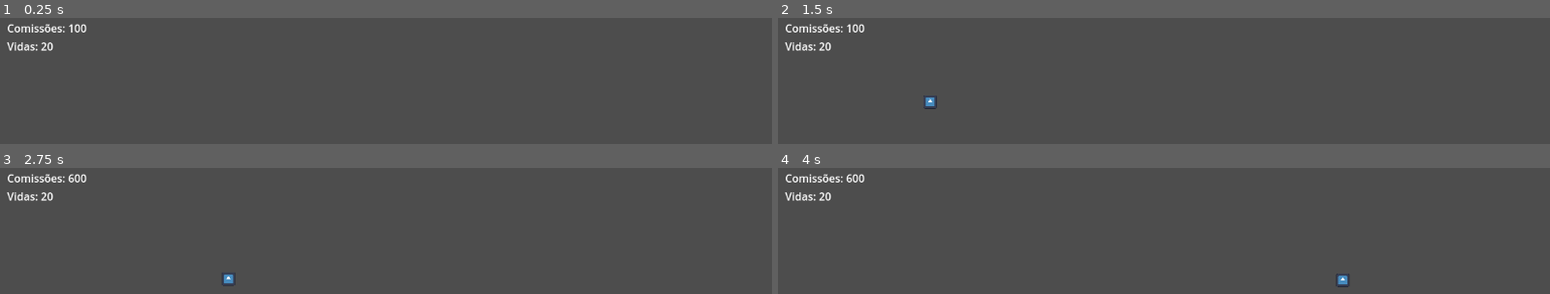
Above: before the commit, frames 1-4 (two rows, left to right).
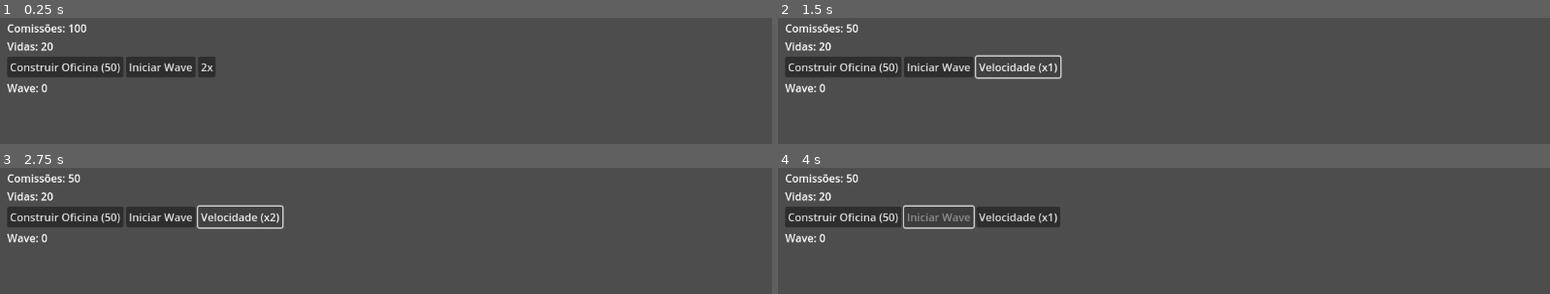
Above: after the commit, the same moments.

Repository: KaueKKL/Dealers-TD
Game: Godot game, scene res://scenes/levels/Level01.tscn
The game is run twice, just before and just after one commit, with the same random seed, the same clock (stepped at 60 frames per second) and the same inputs. The project has no main scene, so this scene is started directly. The engine's default icon, where the game draws it, is replaced by a stand-in: a white triangle on a blue panel in a dark square.
Inputs (mouse positions are in pixels of both pictures, inside the frame that each line leads up to):
- Up to frame 1 (0.25 s): no input
- Up to frame 2 (1.5 s): click (839, 67) at 0.5 s, where only the run after the commit has a clickable "Construir Oficina (50)"; click (986, 67) at 1.25 s, where only the run after the commit has a clickable "2x"
- Up to frame 3 (2.75 s): click (239, 217) at 2 s, where only the run after the commit has a clickable "Velocidade (x1)"
- Up to frame 4 (4 s): click (1017, 217) at 2.75 s, where only the run after the commit has a clickable "Velocidade (x2)"; click (940, 217) at 3.5 s, where only the run after the commit has a clickable "Iniciar Wave"

The runs differ from the first frame. In frame 1, 4.0% of the frame differs, in the area x 0-28%, y 30-60%; in frame 2, 4.6%; in frame 3, 4.6%; in frame 4, 4.7%, in the area x 0-74%, y 4-95%.

Commit message:
Atualização
Adiciona sistema de waves, posicionamento de torres e controle de velocidade.

Diff:
--- a/project.godot
+++ b/project.godot
@@ -19,11 +19,14 @@
 PlayerState="*res://scripts/autoload/PlayerState.gd"
 SignalBus="*res://scripts/autoload/SignalBus.gd"
 WaveManager="*res://scripts/autoload/WaveManager.gd"
+TowerManager="*res://scripts/autoload/TowerManager.gd"
+GameState="*res://scripts/autoload/GameState.gd"
 
 [layer_names]
 
 2d_physics/layer_1="towers"
 2d_physics/layer_2="enemies"
+2d_physics/layer_3="NoBuildArea"
 
 [rendering]
 
--- a/resources/towers/oficina.tres
+++ b/resources/towers/oficina.tres
@@ -9,6 +9,6 @@
 mecanica = "Dano físico + lentidão"
 dano = 5.0
 alcance = 100.0
-tempo_ataque = 0.1
-custo_construcao = 120
+tempo_ataque = 0.5
+custo_construcao = 50
 metadata/_custom_type_script = "uid://dv8u4mpthseie"
--- /dev/null
+++ b/resources/waves/Wave_01.tres
@@ -0,0 +1,12 @@
+[gd_resource type="Resource" script_class="WaveResource" load_steps=4 format=3 uid="uid://btp35i0ekvmpu"]
+
+[ext_resource type="Script" uid="uid://cf06nql61bndj" path="res://scripts/core/EnemyResource.gd" id="1_6hcvt"]
+[ext_resource type="Resource" uid="uid://cdieyfhgifah5" path="res://resources/enemies/cliente_impaciente.tres" id="2_01h02"]
+[ext_resource type="Script" uid="uid://cap8usfffrolu" path="res://scripts/core/WaveResource.gd" id="2_urn48"]
+
+[resource]
+script = ExtResource("2_urn48")
+wave_number = 1
+enemies_to_spawn = Array[ExtResource("1_6hcvt")]([ExtResource("2_01h02"), ExtResource("2_01h02"), ExtResource("2_01h02")])
+spawn_interval = 1.0
+metadata/_custom_type_script = "uid://cap8usfffrolu"
--- a/scenes/gameplay/TowerSlot.tscn
+++ b/scenes/gameplay/TowerSlot.tscn
@@ -1,8 +1,11 @@
-[gd_scene load_steps=2 format=3 uid="uid://dwbjr7jee2p31"]
+[gd_scene load_steps=3 format=3 uid="uid://dwbjr7jee2p31"]
+
+[ext_resource type="Script" uid="uid://cv4tyfoqx0qft" path="res://scripts/gameplay/TowerSlot.gd" id="1_fgwun"]
 
 [sub_resource type="RectangleShape2D" id="RectangleShape2D_wlspy"]
 
 [node name="TowerSlot" type="Area2D"]
+script = ExtResource("1_fgwun")
 
 [node name="CollisionShape2D" type="CollisionShape2D" parent="."]
 shape = SubResource("RectangleShape2D_wlspy")
--- a/scenes/levels/Level01.tscn
+++ b/scenes/levels/Level01.tscn
@@ -1,29 +1,42 @@
 [gd_scene load_steps=6 format=3 uid="uid://das065afgpotu"]
 
 [ext_resource type="Script" uid="uid://dovq1cr3dbrip" path="res://scripts/gameplay/Level.gd" id="1_i2pqh"]
-[ext_resource type="PackedScene" uid="uid://qsaqcp2ja7qw" path="res://scenes/towers/Tower.tscn" id="2_qtqmo"]
-[ext_resource type="Resource" uid="uid://cs6ju6065k2xf" path="res://resources/towers/oficina.tres" id="3_rd8yo"]
 [ext_resource type="PackedScene" uid="uid://cipvoac63mly" path="res://scenes/ui/HUD.tscn" id="4_rd8yo"]
 
 [sub_resource type="Curve2D" id="Curve2D_a01y6"]
 _data = {
-"points": PackedVector2Array(0, 0, 0, 0, 64, 128, 0, 0, 0, 0, 256, 128, 0, 0, 0, 0, 288, 128, 0, 0, 0, 0, 273.244, 157.693, 0, 0, 0, 0, 304, 176, 0, 0, 0, 0, 256, 192, 0, 0, 0, 0, 320, 192)
+"points": PackedVector2Array(0, 0, 0, 0, 64, 192, 0, 0, 0, 0, 192, 192, 0, 0, 0, 0, 256, 192, 0, 0, 0, 0, 384, 192, 0, 0, 0, 0, 448, 192, 0, 0, 0, 0, 648, 192)
 }
-point_count = 7
+point_count = 6
+
+[sub_resource type="RectangleShape2D" id="RectangleShape2D_gsbbr"]
+size = Vector2(584, 56)
+
+[sub_resource type="SegmentShape2D" id="SegmentShape2D_gsbbr"]
+b = Vector2(584, 0)
 
 [node name="Level01" type="Node2D"]
 script = ExtResource("1_i2pqh")
 
 [node name="EnemyPath" type="Path2D" parent="."]
+position = Vector2(0, 32)
 curve = SubResource("Curve2D_a01y6")
 
 [node name="SpawnPoint" type="Marker2D" parent="EnemyPath"]
 position = Vector2(64, 128)
 
-[node name="Tower" parent="." instance=ExtResource("2_qtqmo")]
-position = Vector2(224, 176)
-data = ExtResource("3_rd8yo")
+[node name="NoBuildArea" type="Area2D" parent="EnemyPath"]
+position = Vector2(64, 192)
+collision_layer = 4
+collision_mask = 0
+
+[node name="CollisionShape2D" type="CollisionShape2D" parent="EnemyPath/NoBuildArea"]
+position = Vector2(292, 0)
+shape = SubResource("RectangleShape2D_gsbbr")
+
+[node name="CollisionShape2D2" type="CollisionShape2D" parent="EnemyPath/NoBuildArea"]
+shape = SubResource("SegmentShape2D_gsbbr")
+
+[node name="TowersContainer" type="Node2D" parent="."]
 
 [node name="Hud" parent="." instance=ExtResource("4_rd8yo")]
-
-[node name="TowerSlots" type="Node2D" parent="."]
--- a/scenes/towers/Tower.tscn
+++ b/scenes/towers/Tower.tscn
@@ -1,8 +1,11 @@
-[gd_scene load_steps=3 format=3 uid="uid://qsaqcp2ja7qw"]
+[gd_scene load_steps=4 format=3 uid="uid://qsaqcp2ja7qw"]
 
 [ext_resource type="Script" uid="uid://didiesfapf1kl" path="res://scripts/gameplay/Tower.gd" id="1_cqx8d"]
 
 [sub_resource type="CircleShape2D" id="CircleShape2D_dw85p"]
+
+[sub_resource type="RectangleShape2D" id="RectangleShape2D_cqx8d"]
+size = Vector2(16, 16)
 
 [node name="Tower" type="Node2D"]
 script = ExtResource("1_cqx8d")
@@ -18,5 +21,11 @@
 
 [node name="AttackTimer" type="Timer" parent="."]
 
+[node name="PlacementBlocker" type="Area2D" parent="."]
+collision_mask = 0
+
+[node name="CollisionShape2D" type="CollisionShape2D" parent="PlacementBlocker"]
+shape = SubResource("RectangleShape2D_cqx8d")
+
 [connection signal="body_entered" from="RangeArea" to="." method="_on_range_area_body_entered"]
 [connection signal="body_exited" from="RangeArea" to="." method="_on_range_area_body_exited"]
--- /dev/null
+++ b/scenes/towers/TowerGhost.tscn
@@ -0,0 +1,16 @@
+[gd_scene load_steps=2 format=3 uid="uid://cflqj2jr0cdi0"]
+
+[sub_resource type="RectangleShape2D" id="RectangleShape2D_05snc"]
+size = Vector2(16, 16)
+
+[node name="TowerGhost" type="Node2D"]
+
+[node name="Sprite2D" type="Sprite2D" parent="."]
+modulate = Color(1, 1, 1, 0.588235)
+
+[node name="ValidationArea" type="Area2D" parent="."]
+collision_layer = 0
+collision_mask = 5
+
+[node name="CollisionShape2D" type="CollisionShape2D" parent="ValidationArea"]
+shape = SubResource("RectangleShape2D_05snc")
--- a/scenes/ui/HUD.tscn
+++ b/scenes/ui/HUD.tscn
@@ -26,3 +26,22 @@
 [node name="VidasLabel" type="Label" parent="MarginContainer/VBoxContainer"]
 layout_mode = 2
 text = "Vidas: 20"
+
+[node name="HBoxContainer" type="HBoxContainer" parent="MarginContainer/VBoxContainer"]
+layout_mode = 2
+
+[node name="BotaoConstruirOficina" type="Button" parent="MarginContainer/VBoxContainer/HBoxContainer"]
+layout_mode = 2
+text = "Construir Oficina (50)"
+
+[node name="BotaoIniciarWave" type="Button" parent="MarginContainer/VBoxContainer/HBoxContainer"]
+layout_mode = 2
+text = "Iniciar Wave"
+
+[node name="BotaoVelocidade" type="Button" parent="MarginContainer/VBoxContainer/HBoxContainer"]
+layout_mode = 2
+text = "2x"
+
+[node name="LabelWave" type="Label" parent="MarginContainer/VBoxContainer"]
+layout_mode = 2
+text = "Wave 01"
--- /dev/null
+++ b/scripts/autoload/GameState.gd
@@ -0,0 +1,14 @@
+extends Node
+
+var current_time_scale: float = 1.0:
+	set(value):
+		current_time_scale = value
+		Engine.time_scale = current_time_scale
+		print("Velocidade do jogo alterada para:", value)
+func toggle_game_speed() -> float:
+	if current_time_scale == 1.0:
+		self.current_time_scale = 2.0
+	else:
+		self.current_time_scale = 1.0
+
+	return current_time_scale
--- a/scripts/autoload/SignalBus.gd
+++ b/scripts/autoload/SignalBus.gd
@@ -4,7 +4,9 @@
 signal comissao_alterada(novo_valor: int)
 signal vidas_alteradas(novo_valor: int)
 
+
 # Wave
+signal iniciar_wave_solicitado
 signal wave_iniciada(numero_wave: int)
 signal wave_concluida(numero_wave: int)
 signal inimigo_derrotado(inimigo_resource: EnemyResource)
--- a/scripts/autoload/TowerManager.gd
+++ b/scripts/autoload/TowerManager.gd
@@ -1,33 +1,107 @@
+# scripts/autoload/TowerManager.gd
 extends Node
 
+# --- Cenas e Recursos ---
 var cena_torre = preload("res://scenes/towers/Tower.tscn")
+var cena_fantasma = preload("res://scenes/towers/TowerGhost.tscn")
 var torre_selecionada_para_construir: TowerResource = null
 
-func selecionar_torre_para_construir(data: TowerResource):
-	torre_selecionada_para_construir = data
-	print("Torre selecionada para construção: ", data.nome)
+# --- Variáveis de Estado ---
+var em_modo_de_posicionamento: bool = false
+var fantasma_atual: Node2D = null
+var pode_construir: bool = false
 
-func construir_torre_no_slot(slot: TowerSlot):
-	if not torre_selecionada_para_construir:
-		print("Nenhuma torre selecionada para construir.")
+# --- Referência do Nível ---
+var tower_container: Node2D = null
+
+# Função para o nível se "registrar" com este manager
+func set_tower_container(container: Node2D):
+	tower_container = container
+
+func _process(_delta):
+	if em_modo_de_posicionamento and fantasma_atual:
+		# Fantasma segue o mouse (com a correção de viewport)
+		fantasma_atual.global_position = get_viewport().get_mouse_position()
+
+		# Verifica a validade do local
+		verificar_validade_posicionamento()
+
+func _input(event: InputEvent):
+	if not em_modo_de_posicionamento:
 		return
 
-	if slot.ocupado:
-		print("Este slot já está ocupado.")
-		return
+	# Lidar com cliques do mouse
+	if event is InputEventMouseButton:
+		if event.button_index == MOUSE_BUTTON_LEFT and event.is_pressed():
+			if pode_construir:
+				construir_torre(fantasma_atual.global_position)
+			else:
+				print("Local inválido para construir!")
 
+		# Cancelar com o botão direito
+		elif event.button_index == MOUSE_BUTTON_RIGHT and event.is_pressed():
+			cancelar_posicionamento()
+
+# Esta é a função que o HUD chamará
+func selecionar_torre_para_construir(data: TowerResource):
+	if em_modo_de_posicionamento:
+		cancelar_posicionamento() # Cancela o anterior se um novo for selecionado
+
+	torre_selecionada_para_construir = data
+	iniciar_modo_posicionamento()
+	print("Modo de construção ativado para:", data.nome)
+
+func iniciar_modo_posicionamento():
+	if not torre_selecionada_para_construir: return
+
+	em_modo_de_posicionamento = true
+	fantasma_atual = cena_fantasma.instantiate()
+	get_tree().current_scene.add_child(fantasma_atual) # Adiciona o fantasma à cena
+
+func cancelar_posicionamento():
+	if fantasma_atual:
+		fantasma_atual.queue_free()
+		fantasma_atual = null
+
+	em_modo_de_posicionamento = false
+	torre_selecionada_para_construir = null
+	print("Modo de construção cancelado.")
+
+func verificar_validade_posicionamento():
+	if not fantasma_atual: return
+
+	var validation_area: Area2D = fantasma_atual.get_node("ValidationArea")
+	var sprite: Sprite2D = fantasma_atual.get_node("Sprite2D")
+
+	# 1. Verifica se está colidindo com algo (áreas no-build ou outras torres)
+	var esta_obstruido = validation_area.get_overlapping_areas().size() > 0
+
+	# 2. Verifica se tem dinheiro
+	var tem_comissao = PlayerState.comissoes >= torre_selecionada_para_construir.custo_construcao
+
+	if not esta_obstruido and tem_comissao:
+		pode_construir = true
+		sprite.modulate = Color(0, 1, 0, 0.6) # Verde
+	else:
+		pode_construir = false
+		sprite.modulate = Color(1, 0, 0, 0.6) # Vermelho
+
+func construir_torre(posicao: Vector2):
 	var custo = torre_selecionada_para_construir.custo_construcao
-	if PlayerState.comissoes >= custo:
-		# Tem dinheiro, vamos construir!
-		PlayerState.comissoes -= custo
+	PlayerState.comissoes -= custo
 
-		var nova_torre = cena_torre.instantiate()
-		nova_torre.data = torre_selecionada_para_construir
-		nova_torre.global_position = slot.global_position
+	var nova_torre = cena_torre.instantiate()
+	nova_torre.data = torre_selecionada_para_construir
+	nova_torre.global_position = posicao
+
+	# Adiciona a torre ao contêiner organizado, se ele existir
+	if tower_container:
+		tower_container.add_child(nova_torre)
+	else:
+		# Fallback caso o contêiner não tenha sido configurado
 		get_tree().current_scene.add_child(nova_torre)
 
-		slot.ocupado = true
-		torre_selecionada_para_construir = null
-		print("Torre construída com sucesso!")
-	else:
-		print("Comissões insuficientes! Precisa de", custo)
+	print("Torre construída com sucesso!")
+
+	# Opcional: descomente a linha abaixo para sair do modo de construção após cada torre.
+	cancelar_posicionamento()
--- a/scripts/autoload/WaveManager.gd
+++ b/scripts/autoload/WaveManager.gd
@@ -1,39 +1,94 @@
 # scripts/autoload/WaveManager.gd
 extends Node
 
-# Vamos pré-carregar os dados dos inimigos para fácil acesso
-var cliente_impaciente_data = preload("res://resources/enemies/cliente_impaciente.tres")
-
-# Referência à cena do inimigo que vamos instanciar
+# --- Referências de Cenas e Nível ---
 var cena_inimigo = preload("res://scenes/enemies/Enemy.tscn")
-
-# O WaveManager precisa saber onde instanciar os inimigos.
-# A cena do nível irá fornecer essas referências quando carregar.
 var enemy_path: Path2D
 var spawn_point: Marker2D
 
-# Função para o nível se "registrar" com o manager
+# --- Dados das Ondas ---
+# Arraste seus arquivos wave_01.tres e wave_02.tres aqui pelo Inspetor
+@export var predefined_waves: Array[WaveResource]
+
+var current_wave_index: int = -1
+var enemies_to_spawn_queue: Array[EnemyResource] = []
+var enemies_alive: int = 0
+var spawn_timer: Timer
+
+func _ready():
+	# Conecta aos sinais globais
+	SignalBus.connect("iniciar_wave_solicitado", _on_iniciar_wave_solicitado)
+	SignalBus.connect("inimigo_derrotado", _on_enemy_removed_from_game)
+	SignalBus.connect("inimigo_escapou", _on_enemy_removed_from_game)
+
+	# Cria o timer de spawn
+	spawn_timer = Timer.new()
+	spawn_timer.timeout.connect(_on_spawn_timer_timeout)
+	add_child(spawn_timer)
+
+# Função para o nível se "registrar"
 func set_current_level_path(path: Path2D, spawn: Marker2D):
 	enemy_path = path
 	spawn_point = spawn
-	print("WaveManager: Caminho do nível configurado!")
 
-# Vamos modificar esta função para spawnar um inimigo de verdade
-func iniciar_proxima_wave():
-	if not enemy_path or not spawn_point:
-		push_error("WaveManager não sabe onde spawnar inimigos! O nível esqueceu de chamar set_current_level_path().")
+# --- Lógica de Controle da Onda ---
+
+func _on_iniciar_wave_solicitado():
+	current_wave_index += 1
+	if current_wave_index >= predefined_waves.size():
+		print("Todas as waves predefinidas foram concluídas!")
+		# TODO: Implementar lógica de vitória
 		return
 
-	print("WaveManager: Iniciando wave e spawnando um Cliente Impaciente...")
+	var wave_data: WaveResource = predefined_waves[current_wave_index]
 
-	# 1. Cria uma nova instância da cena do inimigo
+	# Prepara a fila de spawn
+	enemies_to_spawn_queue = wave_data.enemies_to_spawn.duplicate() # Cria uma cópia
+	spawn_timer.wait_time = wave_data.spawn_interval
+
+	print("Iniciando Wave:", wave_data.wave_number)
+	SignalBus.emit_signal("wave_iniciada", wave_data.wave_number)
+
+	# Inicia o processo de spawn
+	spawn_timer.start()
+
+# Chamado a cada X segundos pelo spawn_timer
+func _on_spawn_timer_timeout():
+	if enemies_to_spawn_queue.is_empty():
+		spawn_timer.stop()
+		return # Todos os inimigos desta onda foram spawnados
+
+	# Pega o próximo inimigo da fila e o spawna
+	var enemy_data: EnemyResource = enemies_to_spawn_queue.pop_front()
+	spawn_enemy(enemy_data)
+
+	# Reinicia o timer para o próximo inimigo (se ainda houver)
+	if not enemies_to_spawn_queue.is_empty():
+		spawn_timer.start()
+
+# Lógica de spawn (baseada no seu GDD, EnemyManager)
+func spawn_enemy(data: EnemyResource):
+	if not enemy_path or not spawn_point:
+		push_error("WaveManager não sabe onde spawnar inimigos!")
+		return
+
 	var novo_inimigo = cena_inimigo.instantiate()
+	novo_inimigo.data = data
+	novo_inimigo.global_position = spawn_point.global_position
+	enemy_path.add_child(novo_inimigo)
 
-	# 2. Conecta os dados do "Cliente Impaciente" à instância
-	novo_inimigo.data = cliente_impaciente_data
+	enemies_alive += 1 # Rastreia o inimigo vivo
 
-	# 3. Define a posição inicial do inimigo
-	novo_inimigo.global_position = spawn_point.global_position
+# --- Lógica de Conclusão da Onda ---
 
-	# 4. Adiciona o inimigo como filho do caminho para que ele possa segui-lo
-	enemy_path.add_child(novo_inimigo)
+# Chamado por "inimigo_derrotado" ou "inimigo_escapou"
+func _on_enemy_removed_from_game(_data_or_damage):
+	enemies_alive -= 1
+	check_wave_cleared()
+
+# Verifica se a onda terminou
+func check_wave_cleared():
+	# A onda só termina se a fila de spawn estiver vazia E não houver mais inimigos vivos
+	if enemies_to_spawn_queue.is_empty() and enemies_alive == 0:
+		print("Wave", current_wave_index + 1, "concluída!")
+		SignalBus.emit_signal("wave_concluida", current_wave_index + 1)
--- /dev/null
+++ b/scripts/core/WaveResource.gd
@@ -0,0 +1,8 @@
+class_name WaveResource
+extends Resource
+
+@export var wave_number: int = 1
+
+@export var enemies_to_spawn: Array[EnemyResource]
+
+@export var spawn_interval: float = 1.0
--- a/scripts/gameplay/Level.gd
+++ b/scripts/gameplay/Level.gd
@@ -1,8 +1,12 @@
+# scripts/gameplay/Level.gd
 extends Node2D
 
+# Referências aos nós essenciais da cena
 @onready var enemy_path: Path2D = $EnemyPath
 @onready var spawn_point: Marker2D = $EnemyPath/SpawnPoint
+@onready var towers_container: Node2D = $TowersContainer
 
 func _ready():
 	WaveManager.set_current_level_path(enemy_path, spawn_point)
-	WaveManager.iniciar_proxima_wave()
+
+	TowerManager.set_tower_container(towers_container)
--- a/scripts/ui/HUD.gd
+++ b/scripts/ui/HUD.gd
@@ -1,18 +1,56 @@
 # scripts/ui/HUD.gd
 extends CanvasLayer
 
+# --- Referências de Labels ---
 @onready var comissoes_label: Label = $MarginContainer/VBoxContainer/ComissoesLabel
 @onready var vidas_label: Label = $MarginContainer/VBoxContainer/VidasLabel
+@onready var label_wave: Label = $MarginContainer/VBoxContainer/LabelWave
+
+@onready var botao_construir_oficina = $MarginContainer/VBoxContainer/HBoxContainer/BotaoConstruirOficina
+@onready var botao_iniciar_wave = $MarginContainer/VBoxContainer/HBoxContainer/BotaoIniciarWave
+@onready var botao_velocidade = $MarginContainer/VBoxContainer/HBoxContainer/BotaoVelocidade
+
+# --- Dados de Torres ---
+var oficina_data = preload("res://resources/towers/oficina.tres")
 
 func _ready():
 	SignalBus.connect("comissao_alterada", _on_comissao_alterada)
 	SignalBus.connect("vidas_alteradas", _on_vidas_alteradas)
+	SignalBus.connect("wave_iniciada", _on_wave_iniciada)
+	SignalBus.connect("wave_concluida", _on_wave_concluida)
+
+	botao_construir_oficina.pressed.connect(_on_botao_construir_oficina_pressed)
+	botao_iniciar_wave.pressed.connect(_on_botao_iniciar_wave_pressed)
+	botao_velocidade.pressed.connect(_on_botao_velocidade_pressed)
 
 	_on_comissao_alterada(PlayerState.comissoes)
 	_on_vidas_alteradas(PlayerState.vidas)
+	label_wave.text = "Wave: 0"
 
 func _on_comissao_alterada(novo_valor: int):
 	comissoes_label.text = "Comissões: " + str(novo_valor)
 
 func _on_vidas_alteradas(novo_valor: int):
 	vidas_label.text = "Vidas: " + str(novo_valor)
+
+func _on_wave_iniciada(numero_wave: int):
+	label_wave.text = "Wave: " + str(numero_wave)
+
+func _on_wave_concluida(_numero_wave: int):
+	botao_iniciar_wave.disabled = false # Reabilita o botão
+
+# --- Funções que REAGEM a cliques ---
+func _on_botao_construir_oficina_pressed():
+	TowerManager.selecionar_torre_para_construir(oficina_data)
+
+func _on_botao_iniciar_wave_pressed():
+	SignalBus.emit_signal("iniciar_wave_solicitado")
+	botao_iniciar_wave.disabled = true # Desabilita para evitar cliques múltiplos
+
+func _on_botao_velocidade_pressed():
+	var nova_velocidade = GameState.toggle_game_speed()
+
+	if nova_velocidade == 1.0:
+		botao_velocidade.text = "Velocidade (x2)"
+	else:
+		botao_velocidade.text = "Velocidade (x1)"
Not shown, added: images/oficina/Gemini_Generated_Image_2nfwmt2nfwmt2nfw.png.import
Not shown, added: images/oficina/Gemini_Generated_Image_391siz391siz391s.png.import
Not shown, added: images/oficina/Gemini_Generated_Image_51hl5c51hl5c51hl.png.import
Not shown, added: images/oficina/Gemini_Generated_Image_8l1k7e8l1k7e8l1k.png.import
Not shown, added: images/oficina/Gemini_Generated_Image_8vf3ez8vf3ez8vf3.png.import
Not shown, added: images/oficina/Gemini_Generated_Image_9exj3p9exj3p9exj.png.import
Not shown, added: images/oficina/Gemini_Generated_Image_9iorhg9iorhg9ior.png.import
Not shown, added: images/oficina/Gemini_Generated_Image_nk6oconk6oconk6o.png.import
Not shown, added: images/oficina/Gemini_Generated_Image_qp91ppqp91ppqp91.png.import
Not shown, added: images/oficina/Gemini_Generated_Image_r0kc3or0kc3or0kc.png.import
Not shown, added: images/oficina/Gemini_Generated_Image_vvdw27vvdw27vvdw.png.import
Not shown, added: images/oficina/Gemini_Generated_Image_x2l3sx2l3sx2l3sx.png.import
(and 6 more such lines)
